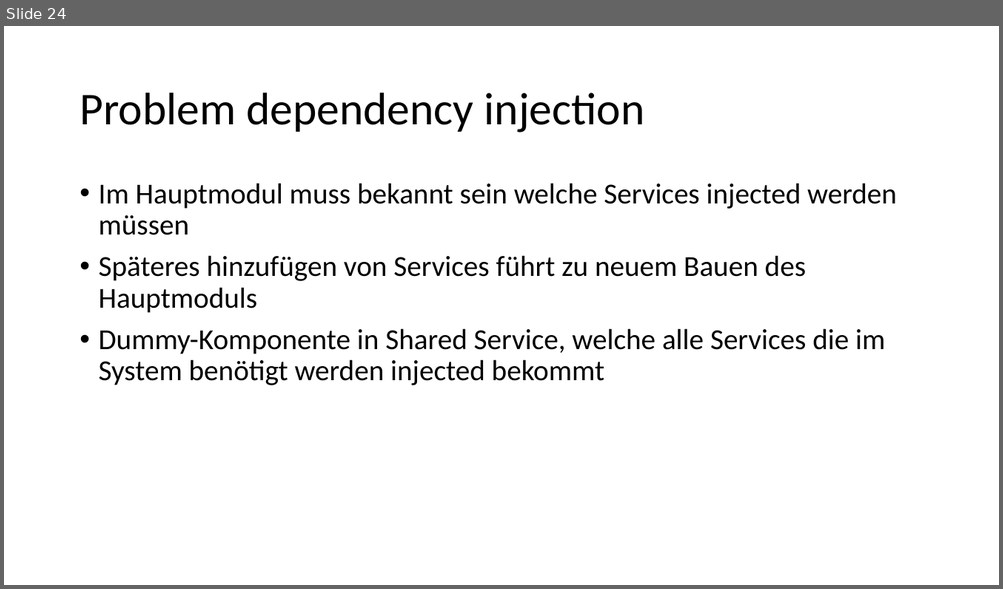
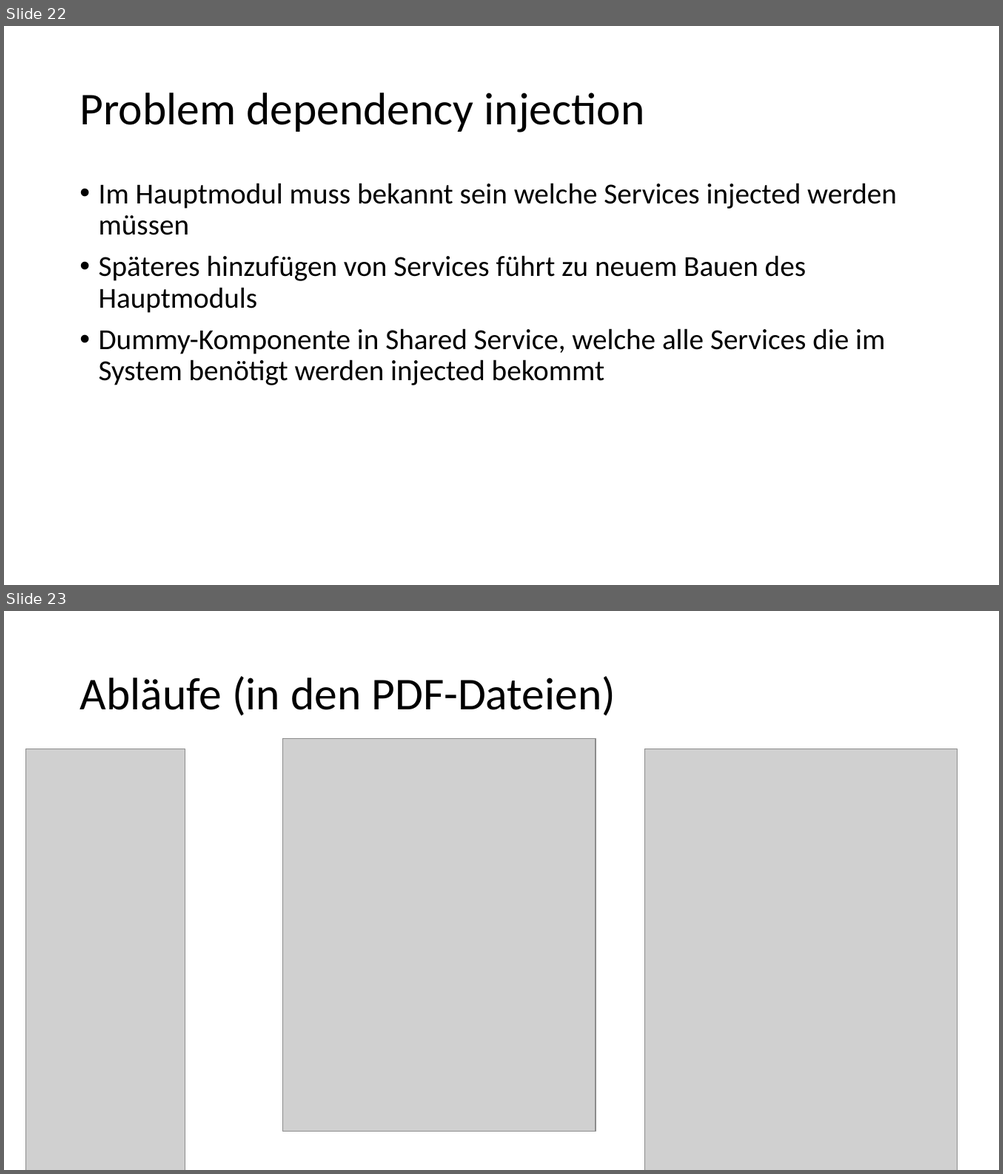
Before and after one commit to EnnoLohmann/AngularChunkReplacement, a slide deck: ChunkReplacement.pptx. Shown one above the other, each under a label of ours: slide 24 before the commit, slides 22 and 23 after it. The pictures are 1003x589 and 1003x1174 pixels, drawn with LibreOffice and Linux fonts; fonts in the diff are those of the drawing; grey boxes stand for pictures. Boxes give left, top, right and bottom in pixels: in the first picture for what was removed or moved away, otherwise in the second. Text is boxed around its words. In the diff, an @@ line names an element or a change of style, - is before the commit and + after.

```diff
--- a/ChunkReplacement.pptx
+++ b/ChunkReplacement.pptx
@@ slide 23 added at (4, 611, 999, 1170), background #FFFFFF @@
@@ title added at (79, 676, 615, 716), 44 pt, text #000000 @@
+Abläufe (in den PDF-Dateien)
@@ picture added at (283, 738, 596, 1132) @@
@@ picture added at (25, 749, 185, 1170) @@
@@ picture added at (645, 749, 958, 1170) @@
@@ what was slide 24 is now slide 22 @@
```
Also in this commit, not shown: 7 slides changed, 3 other slides added, 5 slides removed.
